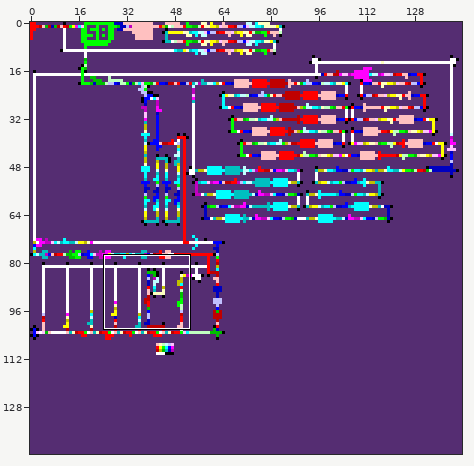
Edited in one commit: sprite sheet (2021/day16/part2.gif). Above: a wide view before the commit, with the close-up outlined.
Close-up. Before the edit:
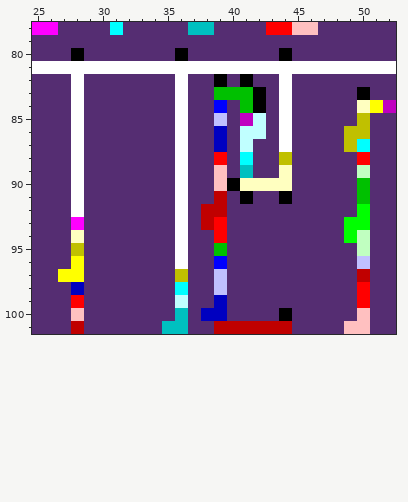
The file is 144x144 pixels. Shown: x 25..52, y 78..101.
The result:
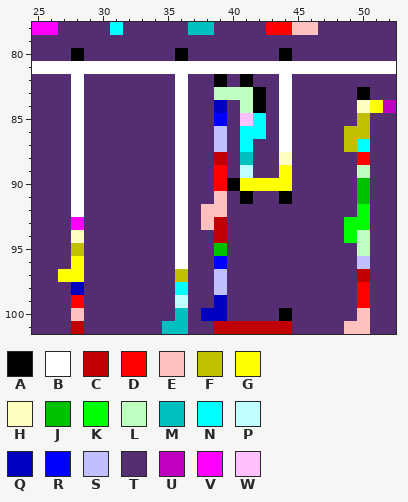
Palette (. is transparent): A #000000  B #ffffff  C #c00000  D #ff0000  E #ffc0c0  F #c0c000  G #ffff00  H #ffffc0  J #00c000  K #00ff00  L #c0ffc0  M #00c0c0  N #00ffff  P #c0ffff  Q #0000c0  R #0000ff  S #c0c0ff  T #552d72  U #c000c0  V #ff00ff  W #ffc0ff
The exact change:
@@ x 36..46 @@
  82 BTTATATTBTT
- 83 BTTJJJATBTT
- 84 BTTRTJATBTT
- 85 BTTSTUPTBTT
- 86 BTTQTPPTBTT
- 87 BTTQTPTTBTT
- 88 BTTDTNTTFTT
- 89 BTTETMTTHTT
- 90 BTTEAHHHHTT
- 91 BTTCTATTATT
- 92 BTCCTTTTTTT
- 93 BTCDTTTTTTT
- 94 BTTDTTTTTTT
+ 83 BTTLLLATBTT
+ 84 BTTQTLATBTT
+ 85 BTTRTWNTBTT
+ 86 BTTSTNNTBTT
+ 87 BTTSTNTTBTT
+ 88 BTTCTMTTHTT
+ 89 BTTDTPTTGTT
+ 90 BTTDAGGGGTT
+ 91 BTTETATTATT
+ 92 BTEETTTTTTT
+ 93 BTECTTTTTTT
+ 94 BTTCTTTTTTT
  95 BTTJTTTTTTT
